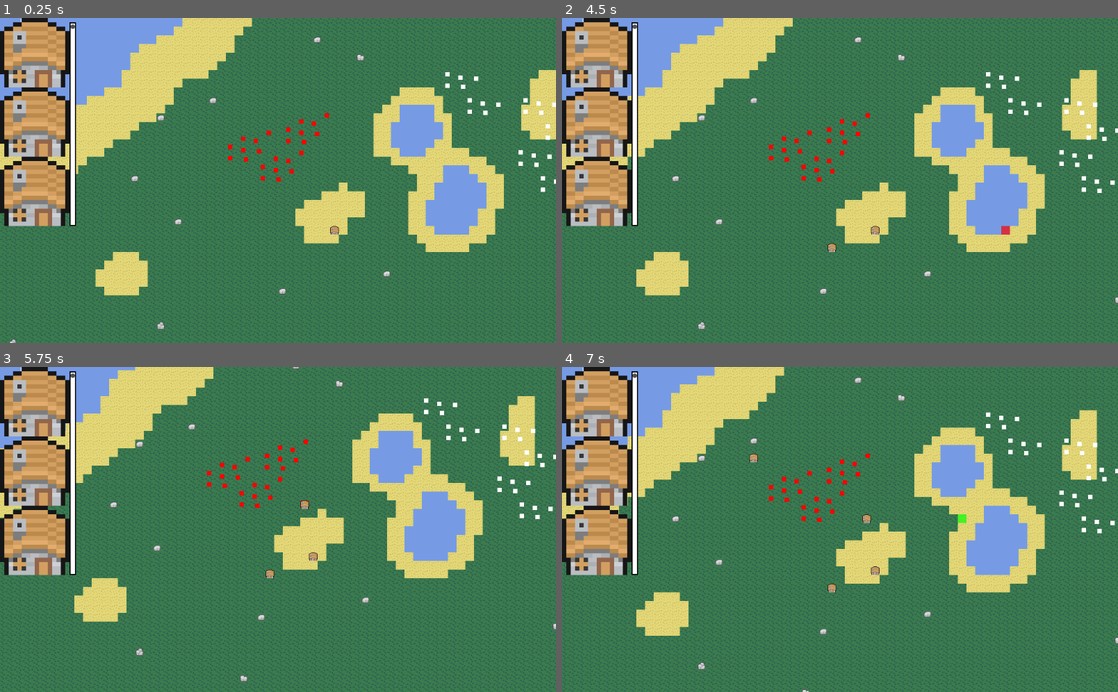
Above: before the commit, frames 1-4 (two rows, left to right).
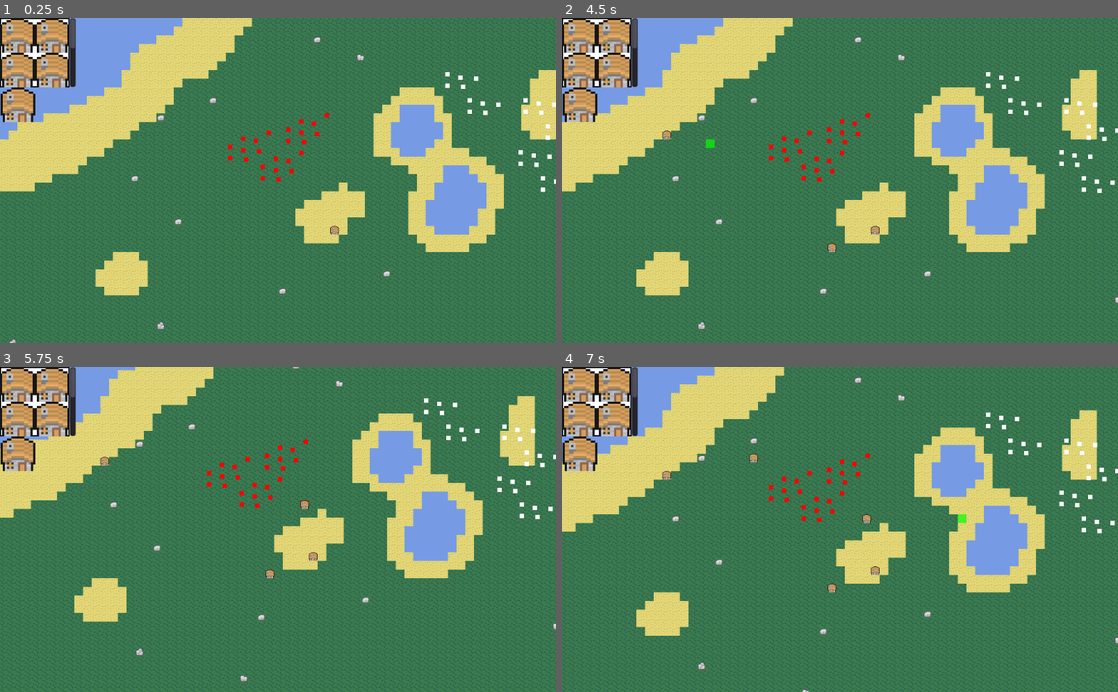
Above: after the commit, the same moments.

Repository: Yagoi23/2D-RTS
Game: Godot game, scene res://Level/Level.tscn
Same seed, same stepped clock (60 frames per second), same inputs: the game is played once before the commit and once after it.
Inputs (mouse positions are in pixels of both pictures, inside the frame that each line leads up to):
- Up to frame 1 (0.25 s): no input
- Up to frame 2 (4.5 s): tap Enter at 0.5 s; move the mouse to (962, 164) at 0.52 s; hold D (player_move_right) 0.53-1.25 s; tap Q (attack_move) at 0.6 s; click (962, 164) at 0.67 s; drag from (728, 196) to (801, 154) at 1.27 s; move the mouse to (895, 109) at 2.02 s; hold D (player_move_right) 2.03-2.75 s; hold 2 (enter_build_mode) 2.03-2.75 s; drag from (812, 245) to (762, 151) at 2.77 s; tap Space at 3.5 s; move the mouse to (1006, 229) at 3.52 s; hold A (player_move_left) 3.53-4.25 s; tap E (hold) at 3.6 s; drag from (673, 131) to (784, 161) at 4.27 s
- Up to frame 3 (5.75 s): tap Enter at 5 s; move the mouse to (305, 529) at 5.02 s; hold S (player_move_down) from 5.03 s (still down); tap Q (attack_move) at 5.1 s; click (305, 529) at 5.17 s
- Up to frame 4 (7 s): release S (player_move_down) at 5.75 s; drag from (756, 448) to (1090, 484) at 5.77 s; tap Space at 6.5 s; move the mouse to (962, 513) at 6.52 s; hold W (player_move_up) from 6.53 s (still down); hold 2 (enter_build_mode) from 6.53 s (still down)

The runs differ from the first frame. In frame 1, 7.5% of the frame differs, in the area x 0-14%, y 0-65%; in frame 2, 7.6%, in the area x 0-81%, y 0-67%; in frame 3, 7.5%; in frame 4, 7.5%.

Commit message:
scroll container finaly works

Diff:
--- a/Player/Player.tscn
+++ b/Player/Player.tscn
@@ -9,17 +9,6 @@
 [ext_resource path="res://Player/UI.gd" type="Script" id=7]
 [ext_resource path="res://icon.png" type="Texture" id=8]
 [ext_resource path="res://Buildings/Buildings/House1.png" type="Texture" id=9]
-
-[sub_resource type="StyleBoxFlat" id=4]
-bg_color = Color( 0, 0, 0, 1 )
-
-[sub_resource type="StyleBoxFlat" id=1]
-bg_color = Color( 1, 1, 1, 1 )
-border_width_left = 2
-border_width_top = 2
-border_width_right = 2
-border_width_bottom = 2
-border_color = Color( 0, 0, 0, 1 )
 
 [node name="Player" type="Node2D"]
 script = ExtResource( 1 )
@@ -137,53 +126,71 @@
 
 [node name="BuildingSelectionMenu" type="Node2D" parent="UI"]
 
+[node name="ColorRect" type="ColorRect" parent="UI/BuildingSelectionMenu"]
+margin_right = 128.0
+margin_bottom = 128.0
+color = Color( 0, 0, 0, 1 )
+
+[node name="ColorRect" type="ColorRect" parent="UI/BuildingSelectionMenu/ColorRect"]
+margin_left = 2.0
+margin_top = 2.0
+margin_right = 126.0
+margin_bottom = 126.0
+
 [node name="Control" type="Control" parent="UI/BuildingSelectionMenu"]
 margin_right = 40.0
 margin_bottom = 40.0
-rect_scale = Vector2( 8, 8 )
+__meta__ = {
+"_edit_use_anchors_": true
+}
 
 [node name="ScrollContainer" type="ScrollContainer" parent="UI/BuildingSelectionMenu/Control"]
-margin_right = 24.0
-margin_bottom = 48.0
+margin_right = 140.0
+margin_bottom = 128.0
+rect_clip_content = false
 scroll_horizontal_enabled = false
 
 [node name="VBoxContainer" type="VBoxContainer" parent="UI/BuildingSelectionMenu/Control/ScrollContainer"]
-margin_right = 24.0
-margin_bottom = 48.0
+margin_right = 128.0
+margin_bottom = 320.0
+rect_min_size = Vector2( 128, 320 )
 size_flags_horizontal = 3
 size_flags_vertical = 3
 
 [node name="Sprite" type="Sprite" parent="UI/BuildingSelectionMenu/Control/ScrollContainer/VBoxContainer"]
-position = Vector2( 8, 8 )
+position = Vector2( 32, 32 )
+scale = Vector2( 4, 4 )
 texture = ExtResource( 9 )
 vframes = 4
 frame = 3
 
 [node name="Sprite2" type="Sprite" parent="UI/BuildingSelectionMenu/Control/ScrollContainer/VBoxContainer"]
-position = Vector2( 8, 24 )
+position = Vector2( 96, 32 )
+scale = Vector2( 4, 4 )
 texture = ExtResource( 9 )
 vframes = 4
 frame = 3
 
 [node name="Sprite3" type="Sprite" parent="UI/BuildingSelectionMenu/Control/ScrollContainer/VBoxContainer"]
-position = Vector2( 8, 40 )
+position = Vector2( 32, 96 )
+scale = Vector2( 4, 4 )
 texture = ExtResource( 9 )
 vframes = 4
 frame = 3
 
 [node name="Sprite4" type="Sprite" parent="UI/BuildingSelectionMenu/Control/ScrollContainer/VBoxContainer"]
-position = Vector2( 8, 56 )
-texture = ExtResource( 9 )
-vframes = 4
-frame = 3
-
-[node name="VScrollBar" type="VScrollBar" parent="UI/BuildingSelectionMenu"]
-margin_left = 128.0
-margin_top = 8.0
-margin_right = 140.0
-margin_bottom = 384.0
-custom_styles/scroll_focus = SubResource( 4 )
-custom_styles/scroll = SubResource( 1 )
+position = Vector2( 96, 96 )
+scale = Vector2( 4, 4 )
+texture = ExtResource( 9 )
+vframes = 4
+frame = 3
+
+[node name="Sprite5" type="Sprite" parent="UI/BuildingSelectionMenu/Control/ScrollContainer/VBoxContainer"]
+position = Vector2( 33, 160 )
+scale = Vector2( 4, 4 )
+texture = ExtResource( 9 )
+vframes = 4
+frame = 3
 
 [node name="Building" type="Node2D" parent="."]
 
Not shown: 1 places in Player/Player.tscn that only renumber resources
